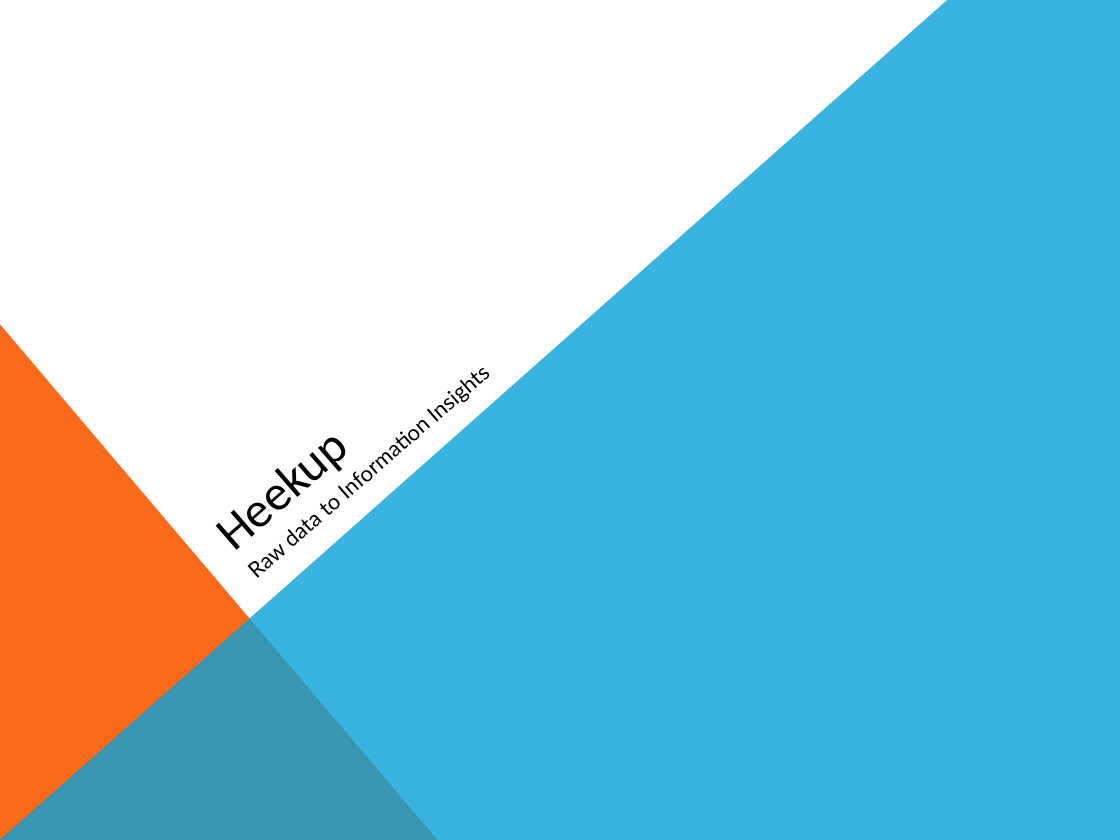
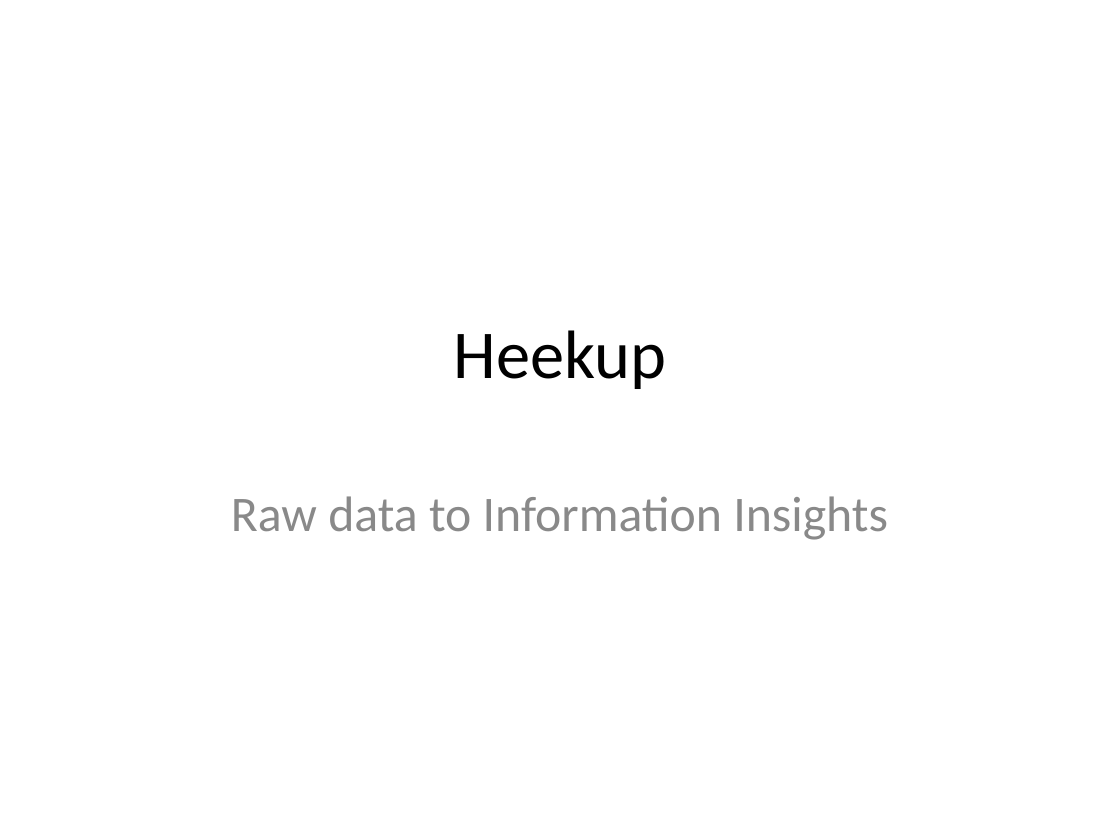
Before and after one commit to zainx01/Hiccup-analytics, a slide deck: slide 1 of Heekup.ppt. Drawn at 1120x840 pixels with LibreOffice and Linux fonts; fonts in the diff are those of the drawing. Boxes give left, top, right and bottom in pixels: in the first picture for what was removed or moved away, otherwise in the second. Text is boxed around its words. In the diff, an @@ line names an element or a change of style, - is before the commit and + after.

```diff
--- a/Heekup.ppt
+++ b/Heekup.ppt
@@ freeform shape removed at (0, 0, 1120, 840) @@
@@ title "Heekup": place and size @@
-title "Heekup" at (136, 3, 755, 568)
+title "Heekup" at (453, 330, 666, 389)
@@ title "Heekup" at (453, 330, 666, 389): size 32 to 44 pt; alignment left to centre; vertical alignment bottom to middle; rotation 319 to 0 degrees @@
@@ right triangle removed at (0, 325, 438, 840) @@
@@ subtitle "Raw data to Information Insights": place and size @@
-subtitle "Raw data to Information Insights" at (327, 498, 342, 515)
+subtitle "Raw data to Information Insights" at (231, 496, 888, 540)
@@ subtitle "Raw data to Information Insights" at (231, 496, 888, 540): size 14 to 32 pt, font Lato to Calibri, text colour #000000 to #898989; alignment left to centre; rotation 319 to 0 degrees @@
```
Also in this commit, not shown: 5 other slides changed, 1 slide added, 1 other file.
